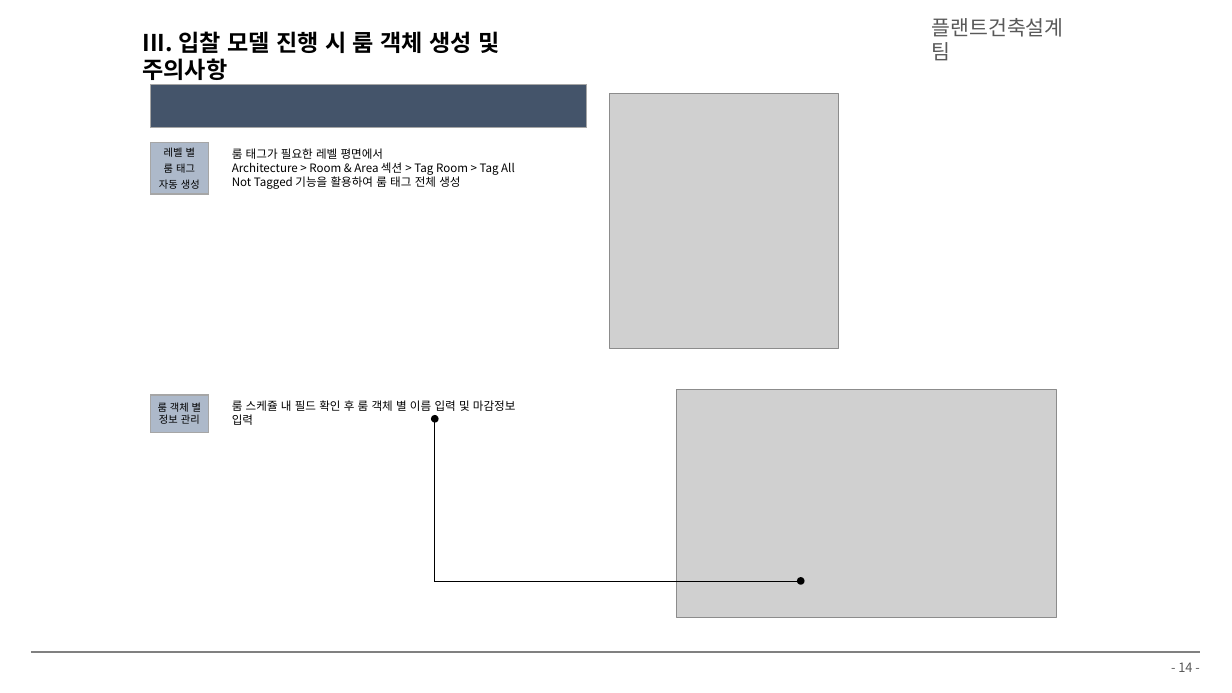
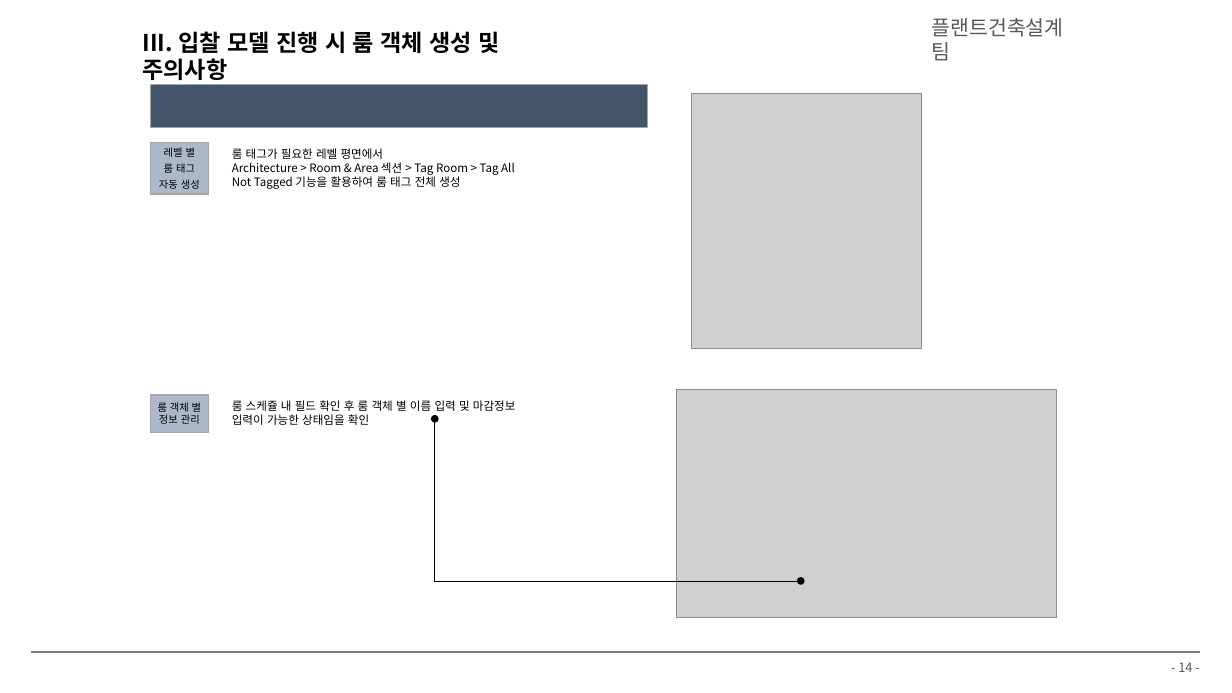
Before and after one commit to hnanmal/mQ, a slide deck: slide 14 of etc/_팀교육/플랜트건축설계팀_BIM 팀 교육자료(20240118).pptx. Drawn at 1232x693 pixels with LibreOffice and Linux fonts; fonts in the diff are those of the drawing; grey boxes stand for pictures; background and template pictures are left out. Boxes give left, top, right and bottom in pixels: in the first picture for what was removed or moved away, otherwise in the second. Text is boxed around its words. In the diff, an @@ line names an element or a change of style, - is before the commit and + after.

```diff
--- a/etc/_팀교육/플랜트건축설계팀_BIM 팀 교육자료(20240118).pptx
+++ b/etc/_팀교육/플랜트건축설계팀_BIM 팀 교육자료(20240118).pptx
@@ rectangle "A-2. 룸 객체 생성 및 ...": place and size @@
-rectangle "A-2. 룸 객체 생성 및 ..." at (151, 85, 587, 128)
+rectangle "A-2. 룸 객체 생성 및 ..." at (151, 85, 648, 128)
@@ picture: place and size @@
-picture at (609, 94, 839, 348)
+picture at (692, 94, 922, 348)
@@ text at (232, 400, 516, 425): text changed @@
-룸 스케쥴 내 필드 확인 후 룸 객체 별 이름 입력 및 마감정보 입력
+룸 스케쥴 내 필드 확인 후 룸 객체 별 이름 입력 및 마감정보 입력이 가능한 상태임을 확인
```
Also in this commit, not shown: 4 other slides changed, 14 slides added, 32 other files.
